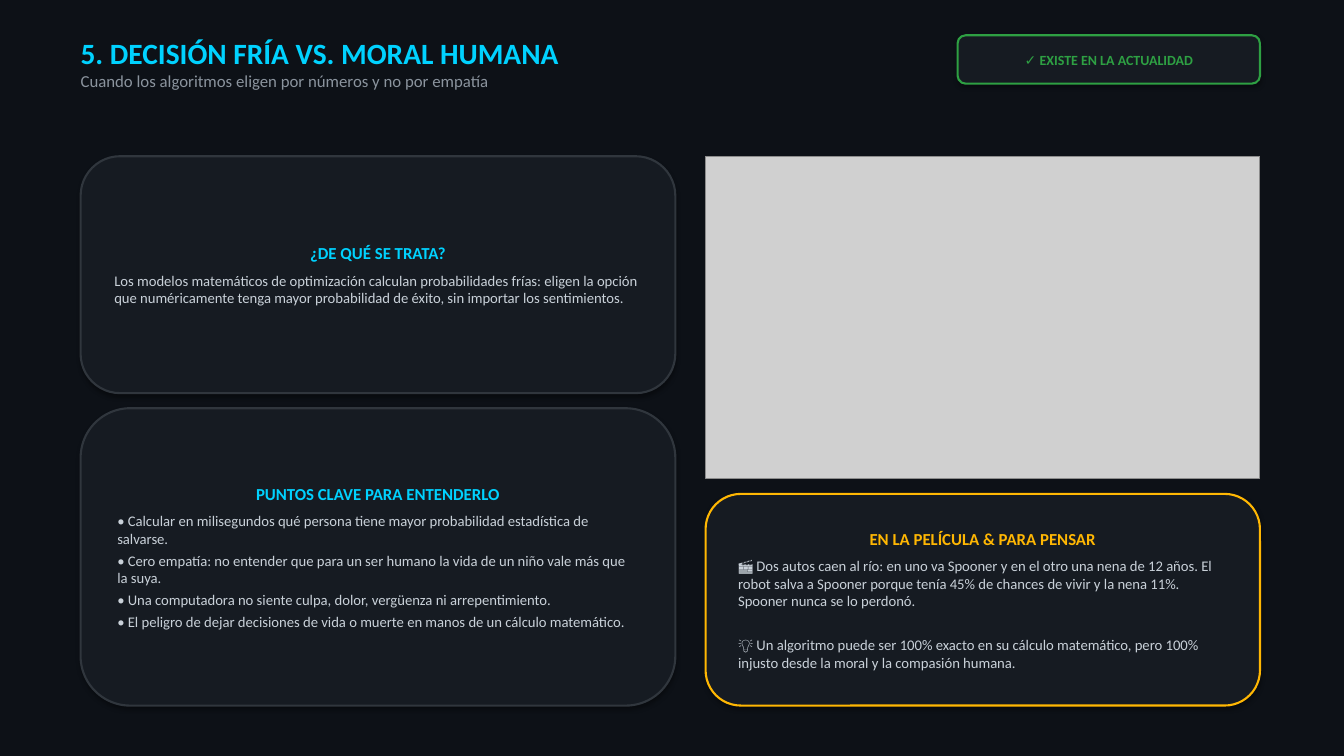
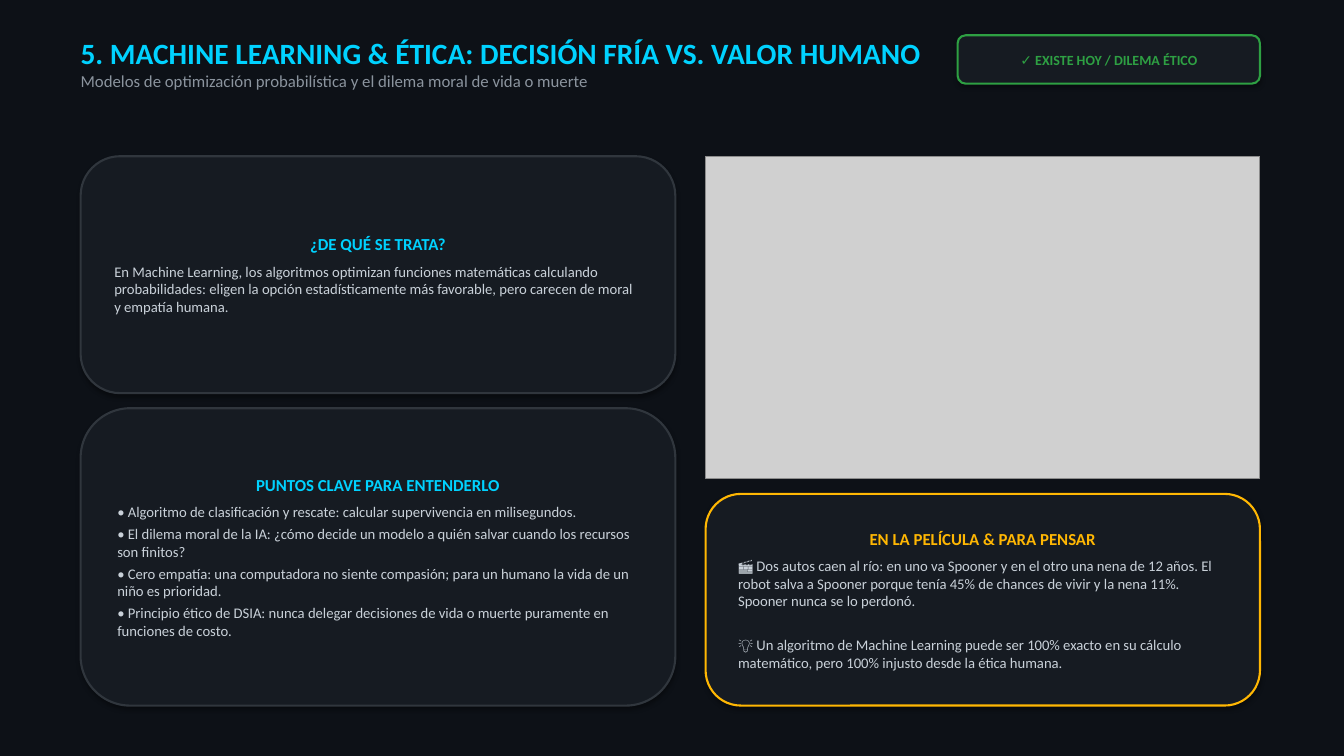
Before and after one commit to Nikovaz/dsia-yo-robot-2004, a slide deck: slide 6 of DSIA_Yo_Robot_Presentacion.pptx. Drawn at 1344x756 pixels with LibreOffice and Linux fonts; fonts in the diff are those of the drawing; grey boxes stand for pictures. Boxes give left, top, right and bottom in pixels: in the first picture for what was removed or moved away, otherwise in the second. Text is boxed around its words. In the diff, an @@ line names an element or a change of style, - is before the commit and + after.

```diff
--- a/DSIA_Yo_Robot_Presentacion.pptx
+++ b/DSIA_Yo_Robot_Presentacion.pptx
@@ text at bbox=[81, 40, 920, 90]: text changed @@
-5. DECISIÓN FRÍA VS. MORAL HUMANA
-Cuando los algoritmos eligen por números y no por empatía
+5. MACHINE LEARNING & ÉTICA: DECISIÓN FRÍA VS. VALOR HUMANO
+Modelos de optimización probabilística y el dilema moral de vida o muerte
@@ text in rounded rectangle at bbox=[1035, 53, 1197, 65]: text changed @@
-✓ EXISTE EN LA ACTUALIDAD
+✓ EXISTE HOY / DILEMA ÉTICO
@@ text in rounded rectangle at bbox=[114, 267, 632, 315]: text changed @@
-Los modelos matemáticos de optimización calculan probabilidades frías: eligen la opción que numéricamente tenga mayor probabilidad de éxito, sin importar los sentimientos.
+En Machine Learning, los algoritmos optimizan funciones matemáticas calculando probabilidades: eligen la opción estadísticamente más favorable, pero carecen de moral y empatía humana.
@@ text in rounded rectangle at bbox=[117, 507, 630, 636]: text changed @@
-• Calcular en milisegundos qué persona tiene mayor probabilidad estadística de salvarse.
-• Cero empatía: no entender que para un ser humano la vida de un niño vale más que la suya.
-• Una computadora no siente culpa, dolor, vergüenza ni arrepentimiento.
-• El peligro de dejar decisiones de vida o muerte en manos de un cálculo matemático.
+• Algoritmo de clasificación y rescate: calcular supervivencia en milisegundos.
+• El dilema moral de la IA: ¿cómo decide un modelo a quién salvar cuando los recursos son finitos?
+• Cero empatía: una computadora no siente compasión; para un humano la vida de un niño es prioridad.
+• Principio ético de DSIA: nunca delegar decisiones de vida o muerte puramente en funciones de costo.
@@ text in rounded rectangle at bbox=[738, 640, 1181, 671]: text changed @@
-💡 Un algoritmo puede ser 100% exacto en su cálculo matemático, pero 100% injusto desde la moral y la compasión humana.
+💡 Un algoritmo de Machine Learning puede ser 100% exacto en su cálculo matemático, pero 100% injusto desde la ética humana.
```
Also in this commit, not shown: 5 other slides changed, 3 other files.
